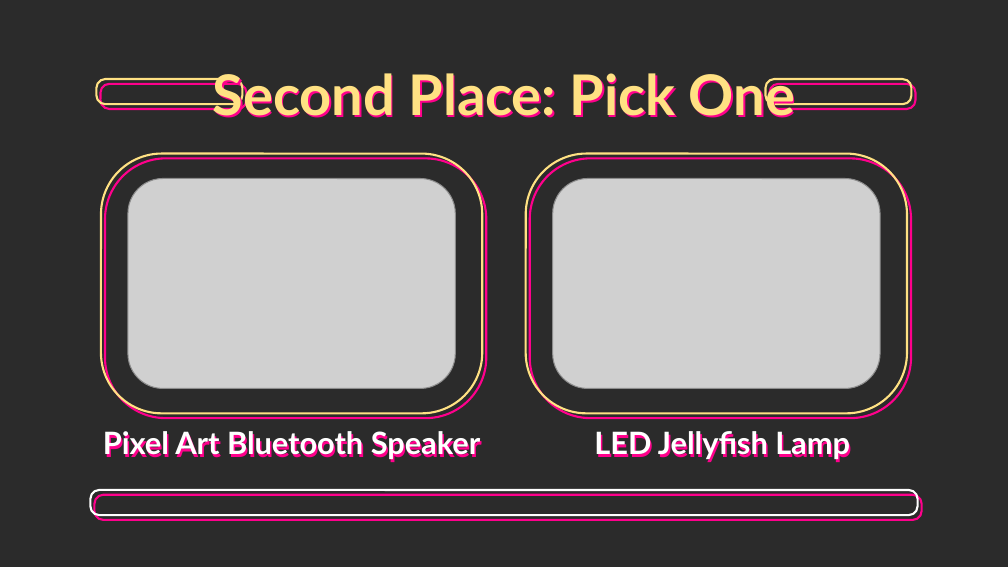
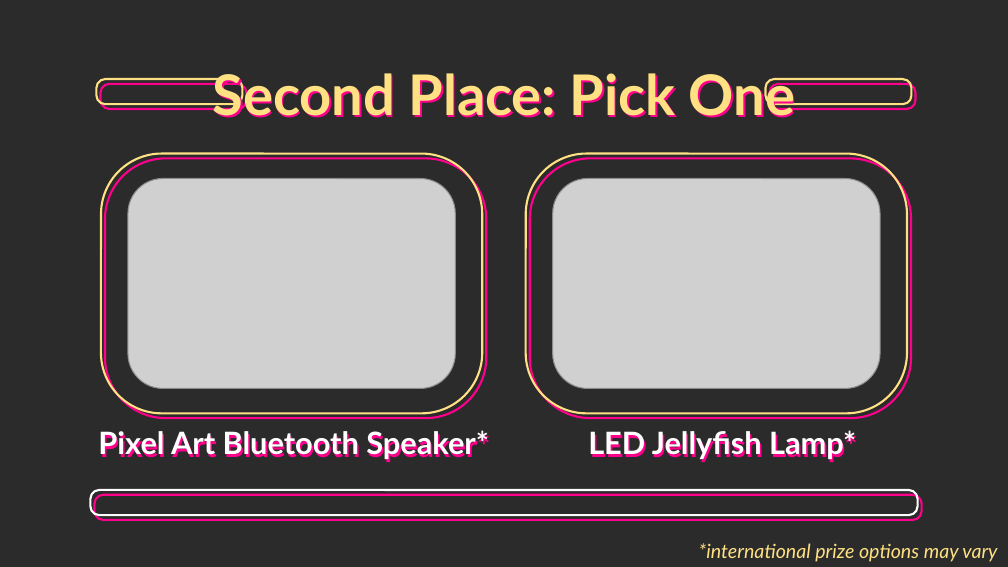
Before and after one commit to hylandtechoutreach/hackathon, a slide deck: slide 6 of MainEvents/Prizes.pptx. Drawn at 1008x567 pixels with LibreOffice and Linux fonts; fonts in the diff are those of the drawing; grey boxes stand for pictures; background and template pictures are left out; a plain dark background stands for a picture behind light text. Boxes give left, top, right and bottom in pixels: in the first picture for what was removed or moved away, otherwise in the second. Text is boxed around its words. In the diff, an @@ line names an element or a change of style, - is before the commit and + after.

Commit message:
international prizes

```diff
--- a/MainEvents/Prizes.pptx
+++ b/MainEvents/Prizes.pptx
@@ title at [98, 430, 489, 460]: text changed @@
-Pixel Art Bluetooth Speaker
+Pixel Art Bluetooth Speaker*
@@ text at [588, 427, 856, 460]: text changed @@
-LED Jellyfish Lamp
+LED Jellyfish Lamp*
@@ text added at [699, 543, 997, 562], 14 pt, text #FFE183, italic @@
+*international prize options may vary
```
Also in this commit, not shown: 2 other slides changed.
